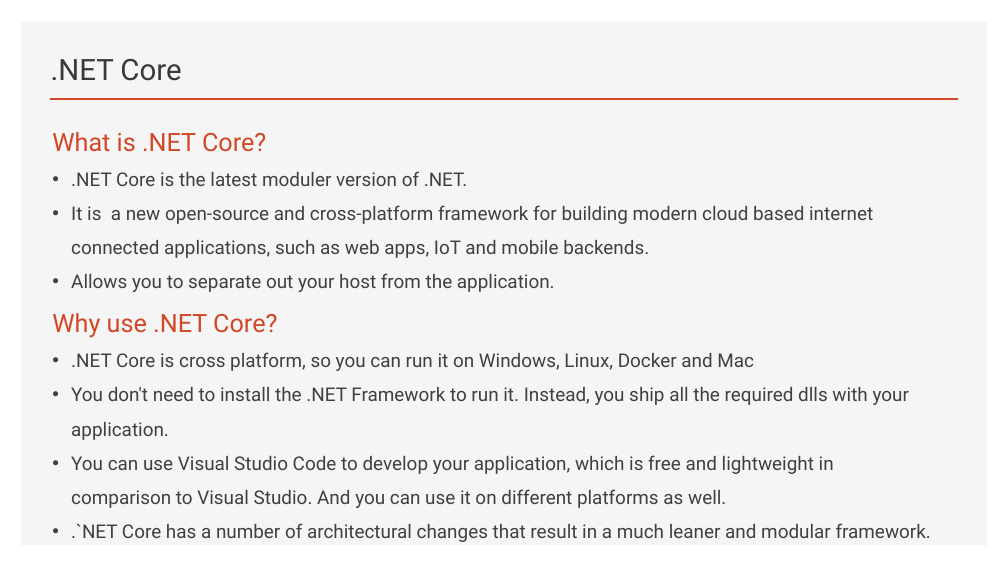
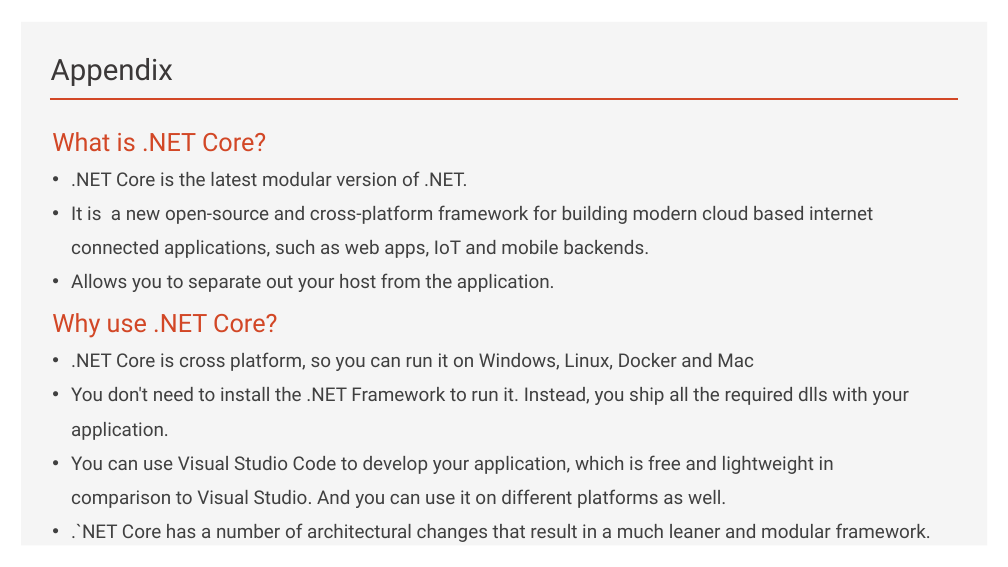
Before and after one commit to brianperera/EasyMaintain, a slide deck: slide 20 of Documents/MicroServices.pptx (slide 17 before the commit). Drawn at 1008x567 pixels with LibreOffice and Linux fonts; fonts in the diff are those of the drawing. Boxes give left, top, right and bottom in pixels: in the first picture for what was removed or moved away, otherwise in the second. Text is boxed around its words. In the diff, an @@ line names an element or a change of style, - is before the commit and + after.

Commit message:
Updated the presentation

```diff
--- a/Documents/MicroServices.pptx
+++ b/Documents/MicroServices.pptx
@@ title at (51, 58, 173, 86): text changed @@
-.NET Core
+Appendix
@@ text at (71, 171, 468, 186): text changed @@
-• .NET Core is the latest moduler version of .NET.
+• .NET Core is the latest modular version of .NET.
```
Also in this commit, not shown: 6 other slides changed, 1 slide added.
